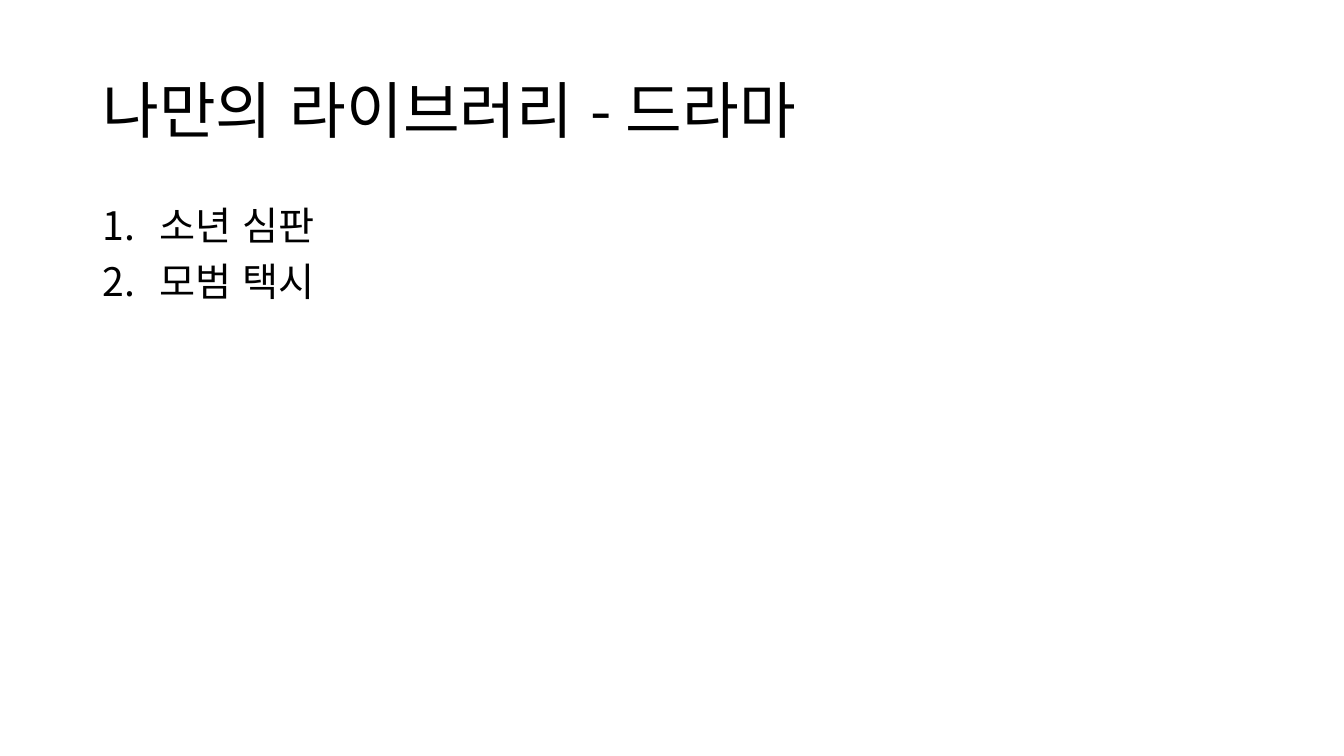
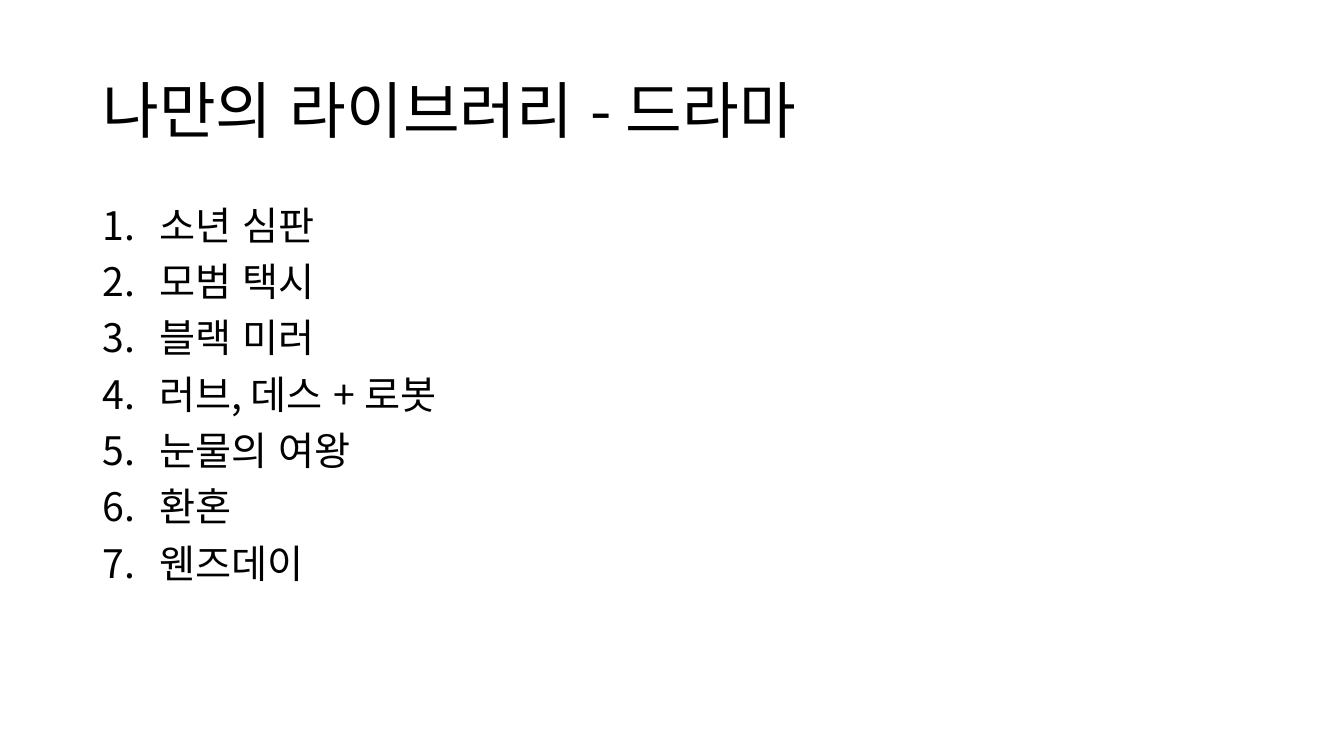
Before and after one commit to ysooj/Gihoek_3, a slide deck: slide 14 of (3.19) 소재 및 라이브러리.pptx. Drawn at 1344x756 pixels with LibreOffice and Linux fonts; fonts in the diff are those of the drawing. Boxes give left, top, right and bottom in pixels: in the first picture for what was removed or moved away, otherwise in the second. Text is boxed around its words. In the diff, an @@ line names an element or a change of style, - is before the commit and + after.

```diff
--- a/(3.19) 소재 및 라이브러리.pptx
+++ b/(3.19) 소재 및 라이브러리.pptx
@@ text at (x1=159, y1=319, x2=436, y2=581): paragraphs added @@
+3. 블랙 미러
+4. 러브, 데스 + 로봇
+5. 눈물의 여왕
+6. 환혼
+7. 웬즈데이
```
Also in this commit, not shown: 1 other slide changed, 2 slides added, 5 other files.
